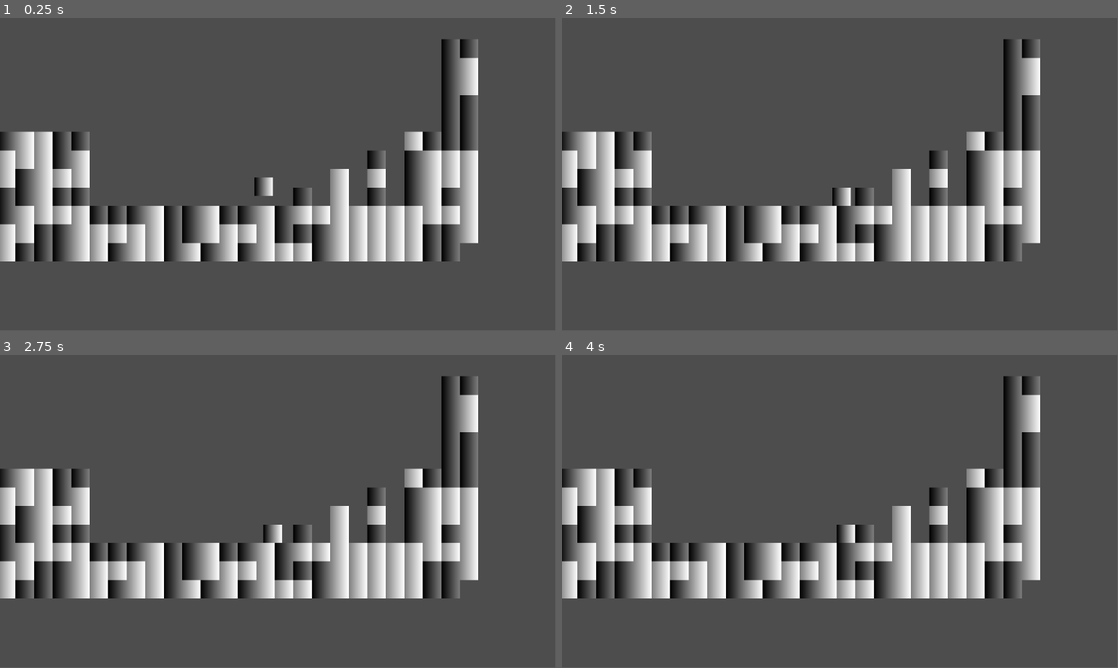
Above: before the commit, frames 1-4 (two rows, left to right).
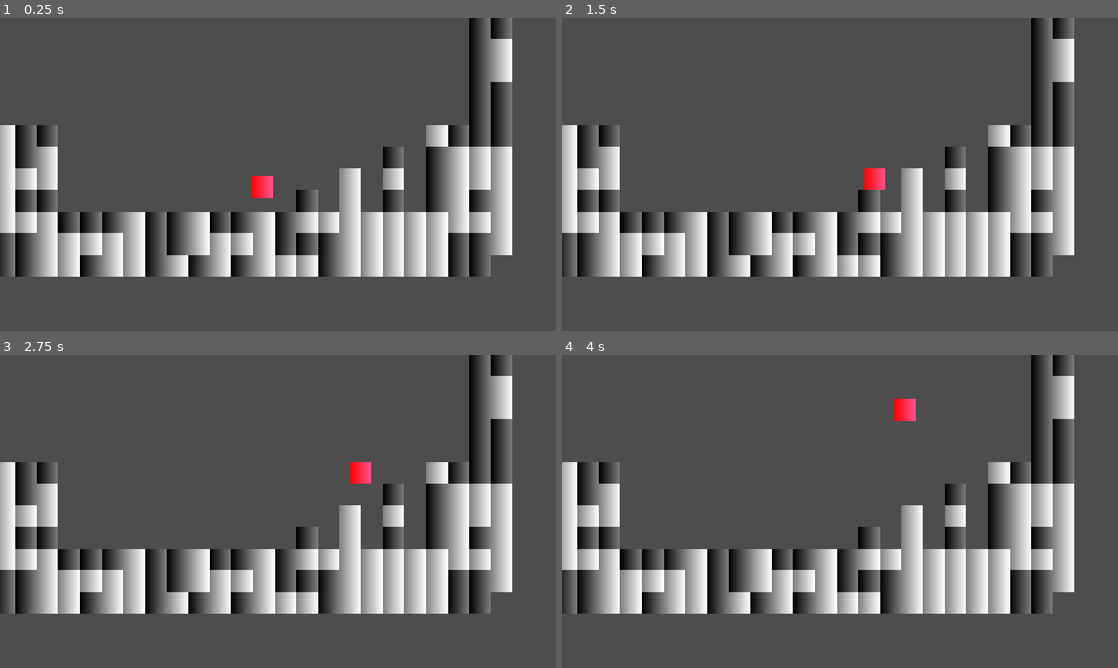
Above: after the commit, the same moments.

Repository: appellatebaton0/bipolar-disorder-project
Game: Godot game, scene res://scenes/main.tscn
Same seed, same stepped clock (60 frames per second), same inputs: the game is played once before the commit and once after it.
Inputs:
- Up to frame 1 (0.25 s): no input
- Up to frame 2 (1.5 s): hold D (Right) from 0.53 s (still down); tap E (Depress, bound only after the commit) at 0.6 s; tap Space (Jump) at 0.77, 1.07 s; tap Q (Mania, bound only after the commit) at 0.8, 1.35 s
- Up to frame 3 (2.75 s): tap Space (Jump) at 1.52, 1.55, 1.82, 2.1 s; release D (Right) at 2.03 s; hold A (Left) from 2.03 s (still down); tap E (Depress, bound only after the commit) at 2.3 s
- Up to frame 4 (4 s): release A (Left) at 2.78 s; hold D (Right) from 2.78 s (still down); tap E (Depress, bound only after the commit) at 2.85 s; tap Space (Jump) at 3.02, 3.32, 3.77, 3.8 s; tap Q (Mania, bound only after the commit) at 3.05, 3.6 s
In our replay, the window is 799x449 before the commit and 800x450 after it. These sizes can differ from the game's own. Grey fills any space a smaller window leaves; there, only what the larger window draws over its background counts as a difference.

The runs differ from the first frame. In frame 1, 28% of the frame differs, in the area x 0-93%, y 0-83%; in frame 2, 28%; in frame 3, 28%; in frame 4, 28%.

Commit message:
v0.4 - Finished (?) Movement & Saturation Shader

Diff:
--- a/project.godot
+++ b/project.godot
@@ -18,6 +18,10 @@
 [autoload]
 
 Global="*res://scripts/globals/global.gd"
+
+[display]
+
+window/stretch/mode="canvas_items"
 
 [input]
 
@@ -40,3 +44,13 @@
 , Object(InputEventKey,"resource_local_to_scene":false,"resource_name":"","device":-1,"window_id":0,"alt_pressed":false …(186 unchanged characters)…
 ]
 }
+Mania={
+"deadzone": 0.2,
+"events": [Object(InputEventKey,"resource_local_to_scene":false,"resource_name":"","device":-1,"window_id":0,"alt_pressed":false,"shift_pressed":false,"ctrl_pressed":false,"meta_pressed":false,"pressed":false,"keycode":0,"physical_keycode":81,"key_label":0,"unicode":113,"location":0,"echo":false,"script":null)
+]
+}
+Depress={
+"deadzone": 0.2,
+"events": [Object(InputEventKey,"resource_local_to_scene":false,"resource_name":"","device":-1,"window_id":0,"alt_pressed":false,"shift_pressed":false,"ctrl_pressed":false,"meta_pressed":false,"pressed":false,"keycode":0,"physical_keycode":69,"key_label":0,"unicode":101,"location":0,"echo":false,"script":null)
+]
+}
--- a/scenes/main.tscn
+++ b/scenes/main.tscn
@@ -1,9 +1,11 @@
-[gd_scene load_steps=8 format=4 uid="uid://dur5qes4h2xnh"]
+[gd_scene load_steps=12 format=4 uid="uid://dur5qes4h2xnh"]
 
 [ext_resource type="Script" uid="uid://caguh4orjl7fd" path="res://scripts/player.gd" id="1_o5qli"]
 [ext_resource type="Texture2D" uid="uid://b2symtangyl7x" path="res://assets/resources/tilemap.tres" id="2_0wfyh"]
+[ext_resource type="Shader" uid="uid://c605ego6x53g6" path="res://shaders/saturation.gdshader" id="3_sugp2"]
 
 [sub_resource type="Gradient" id="Gradient_o5qli"]
+colors = PackedColorArray(1, 0, 0, 1, 1, 0.32941177, 0.5568628, 1)
 
 [sub_resource type="GradientTexture2D" id="GradientTexture2D_0wfyh"]
 gradient = SubResource("Gradient_o5qli")
@@ -42,6 +44,17 @@
 physics_layer_0/collision_layer = 1
 sources/0 = SubResource("TileSetAtlasSource_sugp2")
 
+[sub_resource type="ShaderMaterial" id="ShaderMaterial_jyhfs"]
+shader = ExtResource("3_sugp2")
+shader_parameter/saturation = 1.0
+
+[sub_resource type="Gradient" id="Gradient_tbgi4"]
+offsets = PackedFloat32Array(0)
+colors = PackedColorArray(1, 1, 1, 1)
+
+[sub_resource type="GradientTexture2D" id="GradientTexture2D_tefeu"]
+gradient = SubResource("Gradient_tbgi4")
+
 [node name="Main" type="Node"]
 
 [node name="Level" type="Node" parent="."]
@@ -58,8 +71,28 @@
 
 [node name="Camera2D" type="Camera2D" parent="Level"]
 position = Vector2(5, -87)
-zoom = Vector2(1.2, 1.2)
+zoom = Vector2(1.4, 1.4)
 
 [node name="TileMapLayer" type="TileMapLayer" parent="Level"]
 tile_map_data = PackedByteArray("AADz////AAABAAEAAADz/wAAAAAAAAEAAADz/wEAAAAAAAAAAAD0////AAABAAEAAAD0/wAAAAAAAAAAAAD0/w …(2096 unchanged characters)…
 tile_set = SubResource("TileSet_jyhfs")
+
+[node name="CanvasLayer" type="CanvasLayer" parent="."]
+
+[node name="Control" type="Control" parent="CanvasLayer"]
+layout_mode = 3
+anchors_preset = 15
+anchor_right = 1.0
+anchor_bottom = 1.0
+grow_horizontal = 2
+grow_vertical = 2
+
+[node name="TextureRect" type="TextureRect" parent="CanvasLayer/Control"]
+material = SubResource("ShaderMaterial_jyhfs")
+layout_mode = 1
+anchors_preset = 15
+anchor_right = 1.0
+anchor_bottom = 1.0
+grow_horizontal = 2
+grow_vertical = 2
+texture = SubResource("GradientTexture2D_tefeu")
--- a/scripts/globals/global.gd
+++ b/scripts/globals/global.gd
@@ -1,4 +1,20 @@
 extends Node
+
+signal became_manic
+signal became_depressed
+signal became_normal
 
 enum STATES {MANIC, DEPRESSIVE, NORMAL}
 var player_state := STATES.NORMAL
+
+func _process(_delta: float) -> void:
+	if Input.is_action_just_pressed("Mania"): state_to(STATES.MANIC)
+	if Input.is_action_just_pressed("Depress"): state_to(STATES.DEPRESSIVE)
+
+func state_to(to:STATES):
+	player_state = to
+
+	match to:
+		STATES.MANIC: became_manic.emit()
+		STATES.DEPRESSIVE: became_depressed.emit()
+		STATES.NORMAL: became_normal.emit()
--- a/scripts/player.gd
+++ b/scripts/player.gd
@@ -31,76 +31,132 @@
 		coyote_time = set_coyote
 		jump_buffer = set_buffer
 
+var jump_buffer := 0.0
+var coyote_time := 0.0
+
+var direction:float
+
 var mani_data := control_data.new(
 	move_data.new( ## Ground Movement
-		30.0, # Max Speed
+		135.0, # Max Speed
+		135.0, # Acceleration
+		135.0 # Friction
+	),
+	move_data.new( ## Air Movemnt
+		125.0, # Max Speed
+		125.0, # Acceleration
+		125.0 # Friction
+	),
+	300.0, # Jump Velocity
+	0.8 # Gravity
+)
+var depr_data := control_data.new(
+	move_data.new( ## Ground Movement
+		60.0, # Max Speed
+		500.0, # Acceleration
+		400.0 # Friction
+	),
+	move_data.new( ## Air Movemnt
+		50.0, # Max Speed
 		300.0, # Acceleration
 		300.0 # Friction
 	),
-	move_data.new( ## Air Movemnt
-		30.0, # Max Speed
-		300.0, # Acceleration
-		300.0 # Friction
-	),
-	300.0, # Jump Velocity
-	1.0 # Gravity
-)
-var depr_data := control_data.new(
-	move_data.new( ## Ground Movement
-		30.0, # Max Speed
-		300.0, # Acceleration
-		300.0 # Friction
-	),
-	move_data.new( ## Air Movemnt
-		30.0, # Max Speed
-		300.0, # Acceleration
-		300.0 # Friction
-	),
-	300.0, # Jump Velocity
+	260.0, # Jump Velocity
 	1.0 # Gravity
 )
 var norm_data := control_data.new(
 	move_data.new( ## Ground Movement
-		30.0, # Max Speed
+		100.0, # Max Speed
+		400.0, # Acceleration
+		500.0 # Friction
+	),
+	move_data.new( ## Air Movemnt
+		90.0, # Max Speed
 		300.0, # Acceleration
 		300.0 # Friction
 	),
-	move_data.new( ## Air Movemnt
-		30.0, # Max Speed
-		300.0, # Acceleration
-		300.0 # Friction
-	),
-	300.0, # Jump Velocity
-	1.0 # Gravity
+	275.0, # Jump Velocity
+	0.9 # Gravity
 )
 
-func manic_movement(_delta:float) -> void: pass
+func gravity(amnt:float, delta:float) -> void: if not is_on_floor(): velocity += get_gravity() * delta * amnt
+func jumping(data:control_data, delta:float) -> void:
+
+	coyote_time = move_toward(coyote_time, 0, delta)
+	jump_buffer = move_toward(jump_buffer, 0, delta)
+
+	if is_on_floor(): coyote_time = data.coyote_time
+	if Input.is_action_just_pressed("Jump"): jump_buffer = data.jump_buffer
+
+	if coyote_time and jump_buffer:
+
+		velocity.y -= data.jump_velocity
+
+		coyote_time = 0
+		jump_buffer = 0
+
+var wall_coyote := 0.0
+var wall_normal:float
+func wall_jumping(data:control_data, move:move_data):
+
+	if is_on_wall_only():
+		wall_coyote = 0.1
+		wall_normal = get_wall_normal().x
+
+	if wall_coyote and jump_buffer: # WALL JUMPING
+		velocity.y -= data.jump_velocity * 1.2
+		velocity.x += move.max_speed * wall_normal * 1.5
+
+		wall_coyote = 0.0
+		jump_buffer = 0.0
+
+	pass
+
+func movement(max_speed:float, acceleration:float, friction:float, delta:float):
+	direction = Input.get_axis("Left", "Right")
+
+	if direction:
+		velocity.x = move_toward(velocity.x, max_speed * direction, acceleration * delta)
+	else:
+		velocity.x = move_toward(velocity.x, 0, friction * delta)
+
+func manic_movement(delta:float) -> void:
+	var data := mani_data
+
+	gravity(data.gravity, delta)
+	jumping(data, delta)
+
+	var move := data.ground if is_on_floor() else data.air
+	wall_jumping(data, move)
+
+	if not is_on_floor():
+		var try = Input.get_axis("Left", "Right")
+		if try != 0: direction = try
+
+	if is_on_wall(): direction = -direction
+
+	if direction == 0: direction = 1
+
+	velocity.x = move_toward(velocity.x, move.max_speed * direction, move.acceleration * delta)
+
 func depressive_movement(delta:float) -> void:
 	var data := depr_data
 
-	if not is_on_floor(): velocity += get_gravity() * delta * data.gravity
+	gravity(data.gravity, delta)
+	jumping(data, delta)
 
-	var current_move := data.ground if is_on_floor() else data.air
+	var move := data.ground if is_on_floor() else data.air
 
-	var direction := Input.get_axis("Left", "Right")
-
-	if direction:
-		velocity.x = move_toward(velocity.x, current_move.max_speed * direction, current_move.acceleration * delta)
-	else:
-		velocity.x = move_toward(velocity.x, 0, current_move.friction * delta)
+	movement(move.max_speed, move.acceleration, move.friction, delta)
 func normal_movement(delta:float) -> void:
 	var data := norm_data
 
-	if not is_on_floor(): velocity += get_gravity() * delta * data.gravity
+	gravity(data.gravity, delta)
+	jumping(data, delta)
 
-	var current_move := data.ground if is_on_floor() else data.air
+	var move := data.ground if is_on_floor() else data.air
 
-	var direction := Input.get_axis("Left", "Right")
-
-	if direction:
-		velocity.x = move_toward(velocity.x, current_move.max_speed * direction, current_move.acceleration * delta)
-	else:
-		velocity.x = move_toward(velocity.x, 0, current_move.friction * delta)
+	movement(move.max_speed, move.acceleration, move.friction, delta)
 
 func _physics_process(delta: float) -> void:
 
--- /dev/null
+++ b/shaders/saturation.gdshader
@@ -0,0 +1,17 @@
+shader_type canvas_item;
+
+uniform sampler2D SCREEN_TEXTURE : hint_screen_texture, filter_linear_mipmap;
+
+uniform float saturation = 1.0;
+
+void fragment() {
+        vec3 c = textureLod(SCREEN_TEXTURE, SCREEN_UV, 0.0).rgb;
+
+		c.rgb = mix(vec3(dot(vec3(1.0), c.rgb)/3.0), c.rgb, saturation);
+
+        COLOR.rgb = c;
+}
+//void light() {
+//	// Called for every pixel for every light affecting the CanvasItem.
+//	// Uncomment to replace the default light processing function with this one.
+//}
Not shown, added: shaders/saturation.gdshader.uid
